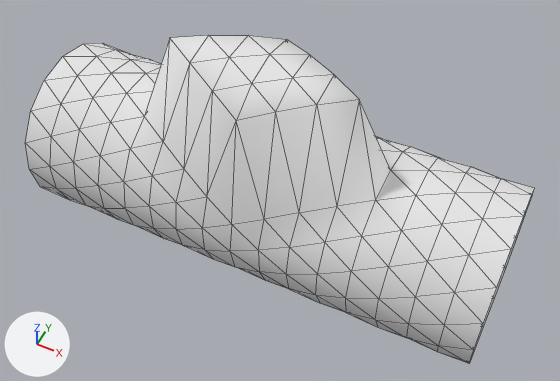
What one commit did to the OBJ model examples/aortic/example01/joinedMesh.obj.
The view is the same before and after, from a 50 mm lens placed at (2.81, -5.39, 6.79), pointed at (0.2, -0.18, 0.28). Arrows for +X, +Y and +Z are at lower left; the lights stay in place. Mesh edges are drawn as thin lines. Where no turn or scale is listed for an object, it has been applied to the vertices.

The first picture shows 'joinedMesh'.
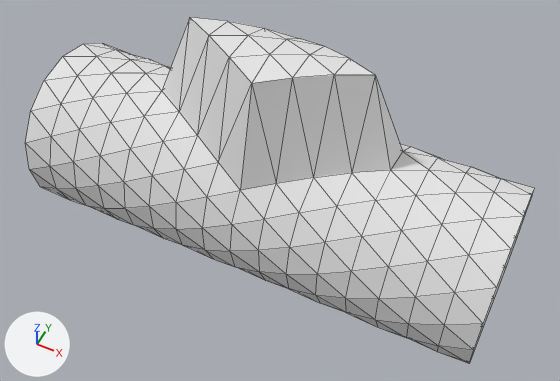
Location of each change, (x1, y1, x2, y2) in pixels of the pictures (560 x 381 px; the box of a moved part takes in the faces that stretch with it):
'joinedMesh', reshaped
    before: (25, 35, 534, 364)
    after: (25, 17, 534, 364)
part 1 of me_joinedmesh, moved or reshaped
    before: (144, 35, 403, 224)
    after: (144, 17, 403, 224)
part 2 of me_joinedmesh, shading changed
    both: (25, 35, 534, 364)

What the commit changed:
me_joinedmesh has 272 vertices, 512 faces and spans x -2.76..2.76, y -1.0..1.0, z -1.0..2.0.
me_joinedmesh is used by ob_joinedmesh; location (0.0, 0.0, 0.0).
Before the commit, vertices of me_joinedmesh: 86 (-0.69, -0.38, 1.92) at pixel (189, 62), 88 (-0.69, 0.38, 0.92), 90 (-0.34, 0.56, 0.83), 93 (-0.34, -0.56, 1.83) at pixel (212, 90), 121 (-1.03, -0.2, 1.98) at pixel (169, 37).
Before the commit, vertices of me_joinedmesh: 122 (-1.03, 0.2, 0.98), 223 (0.69, -0.38, 1.92) at pixel (316, 104), 225 (0.69, 0.38, 0.92), 228 (1.03, 0.2, 0.98), 229 (1.03, -0.2, 1.98) at pixel (359, 99).
Before the commit, vertices of me_joinedmesh: 256 (0.34, -0.56, 1.83) at pixel (275, 112), 259 (0.34, 0.56, 0.83), 260 (0.0, 0.71, 0.71), 262 (0.0, -0.71, 1.71) at pixel (236, 120).
Part 1, on me_joinedmesh:
Vertices 86, 93, 121, 223, 229, 256, 262 of me_joinedmesh move by (0.0, 0.0, -1.0).
Vertices 88, 90, 122, 225, 228, 259, 260 of me_joinedmesh move by (0.0, 0.0, 1.0).
me_joinedmesh part 2: all faces are now shaded flat (512 of 512 changed).
